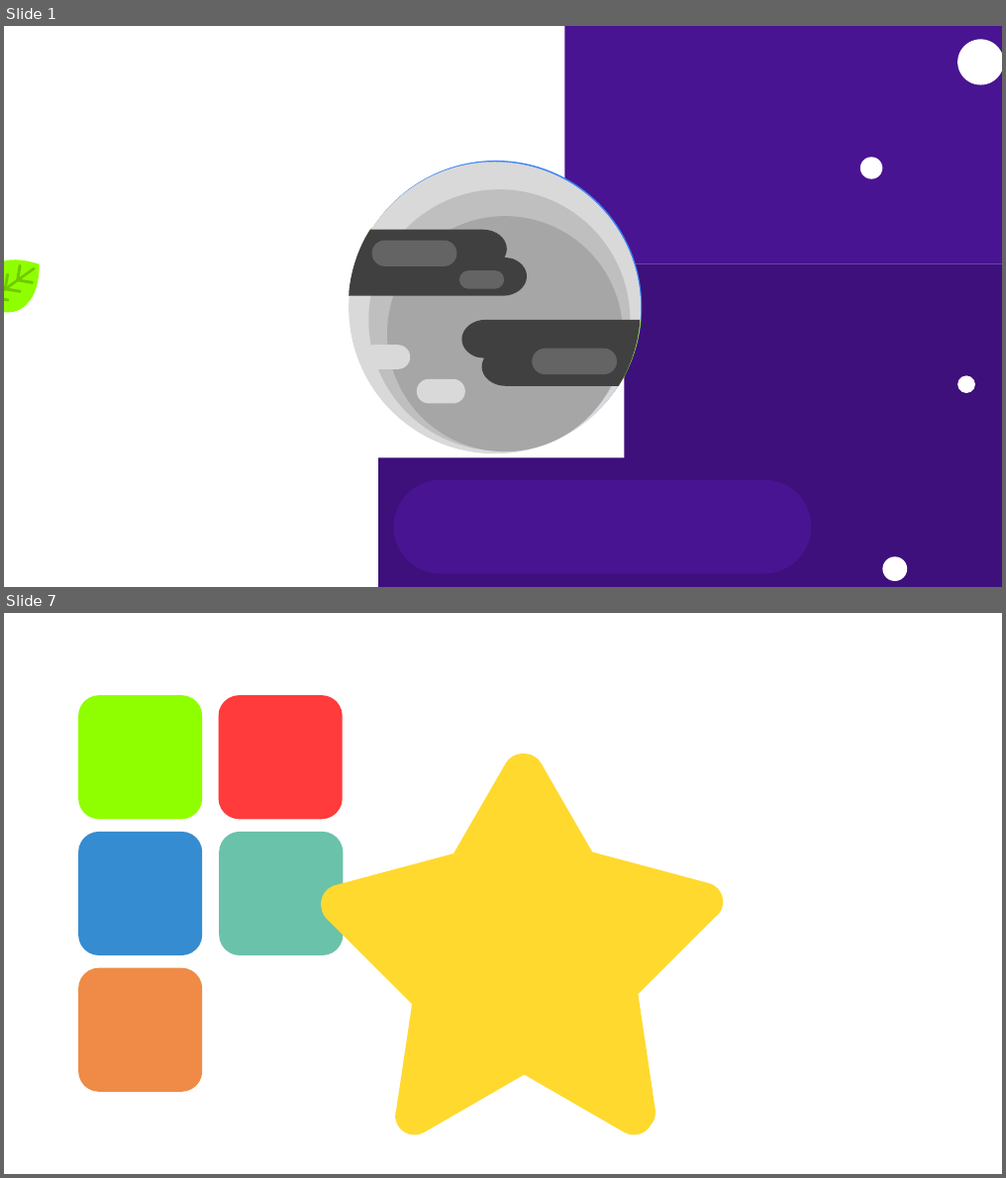
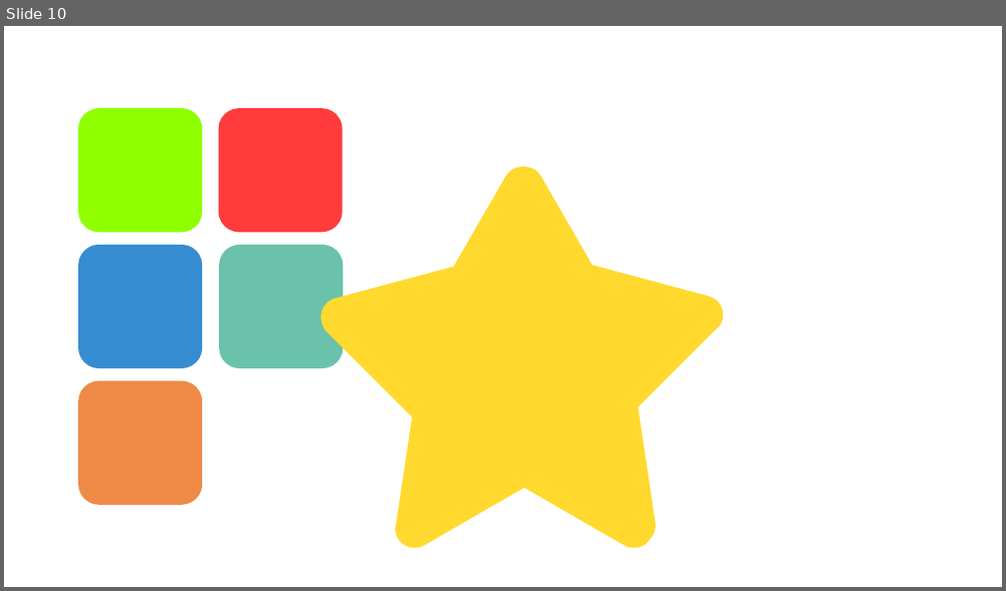
Before and after one commit to pedrogmo/projetopp2, a slide deck: slide/animacao.pptx. Shown one above the other, each under a label of ours: slides 1 and 7 before the commit, slide 10 after it; the slides between them are not shown. The pictures are 1006x1178 and 1006x591 pixels, drawn with LibreOffice and Linux fonts; fonts in the diff are those of the drawing; background and template pictures are left out. Boxes give left, top, right and bottom in pixels: in the first picture for what was removed or moved away, otherwise in the second. Text is boxed around its words. In the diff, an @@ line names an element or a change of style, - is before the commit and + after.

```diff
--- a/slide/animacao.pptx
+++ b/slide/animacao.pptx
@@ slide 1 removed at [4,26,1002,587], background picture (left out) @@
@@ group removed at [4,244,54,323]: 6 rounded rectangles, 1 freeform shape @@
@@ group removed at [350,161,642,453]: 5 rounded rectangles, 3 ellipses, 2 freeform shapes @@
@@ group removed at [350,163,642,455]: 5 rounded rectangles, 3 ellipses, 2 freeform shapes @@
@@ group removed at [378,26,1002,587]: 4 ellipses, 3 rectangles, 1 rounded rectangle @@
@@ what was slide 7 is now slide 10 @@
```
Also in this commit, not shown: 9 slides added, 5 other slides removed, 2 other files.
